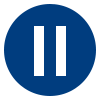
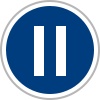
Layers edited between the first and the second 100×100 image:
added layer "Ellipse 1 Kopie" above "Ellipse 1" over <box>0,0,100,100</box>
painted on "Ellipse 1" over <box>4,4,96,96</box>
